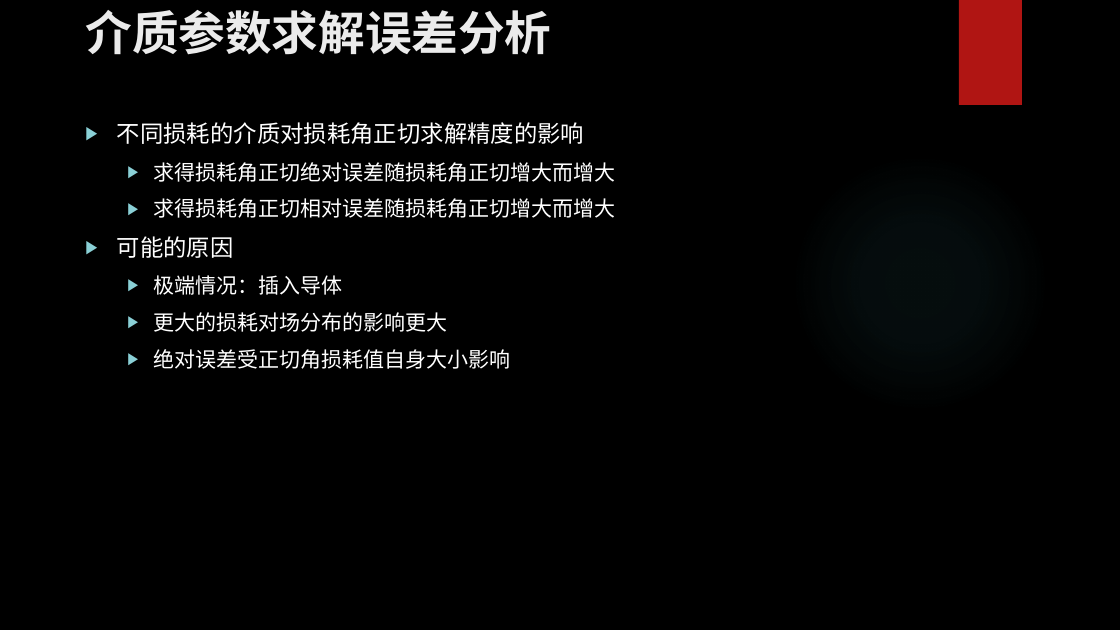
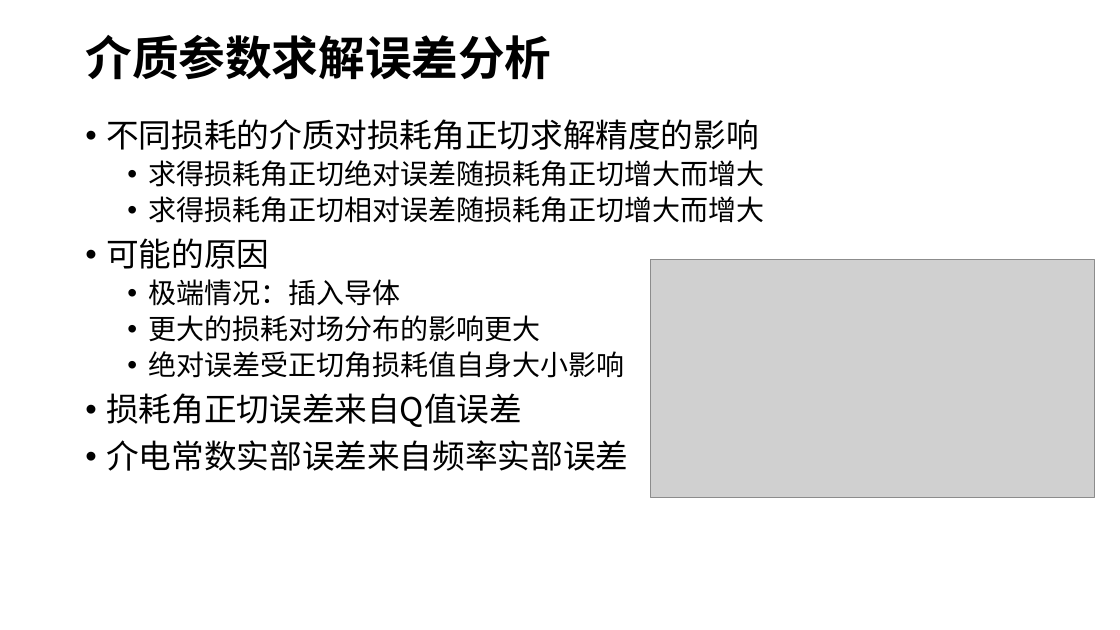
Before and after one commit to ddomax/presentation, a slide deck: slide 16 of 微波谐振腔.pptx (slide 15 before the commit). Drawn at 1120x630 pixels with LibreOffice and Linux fonts; fonts in the diff are those of the drawing; grey boxes stand for pictures; background and template pictures are left out. Boxes give left, top, right and bottom in pixels: in the first picture for what was removed or moved away, otherwise in the second. Text is boxed around its words. In the diff, an @@ line names an element or a change of style, - is before the commit and + after.

```diff
--- a/微波谐振腔.pptx
+++ b/微波谐振腔.pptx
@@ background picture (left out) to #FFFFFF @@
@@ title "介质参数求解误差分析" at [85,35,551,80]: text colour #EBEBEB to #000000; line spacing 1 to 0.9; vertical alignment top to middle @@
@@ rectangle removed at [959,0,1022,105] @@
@@ text at [106,119,764,378]: size 20 to 28 pt in "不同损耗的介质对损耗角正切求解精度的影响", "可能的原因"; font TeX Gyre Adventor to Noto Sans CJK SC, text colour #FFFFFF to #000000 in "不同损耗的介质对损耗角正切求解精度的影响", "求得损耗角正切绝对误差随损耗角正切增大而增大", "求得损耗角正切相对误差随损耗角正切增大而增大", "可能的原因" and 3 more places; size 18 to 24 pt in "求得损耗角正切绝对误差随损耗角正切增大而增大", "求得损耗角正切相对误差随损耗角正切增大而增大", "极端情况：插入导体", "更大的损耗对场分布的影响更大" and 1 more places; bullet ▶ to •; line spacing 1 to 0.9; less space between paragraphs @@
@@ ellipse removed at [791,154,1049,413] @@
@@ picture added at [650,260,1094,498] @@
@@ text at [106,393,628,471]: paragraphs added @@
+• 损耗角正切误差来自Q值误差
+• 介电常数实部误差来自频率实部误差
```
Also in this commit, not shown: 15 other slides changed, 2 slides added, 1 slide removed, 1 other file.
